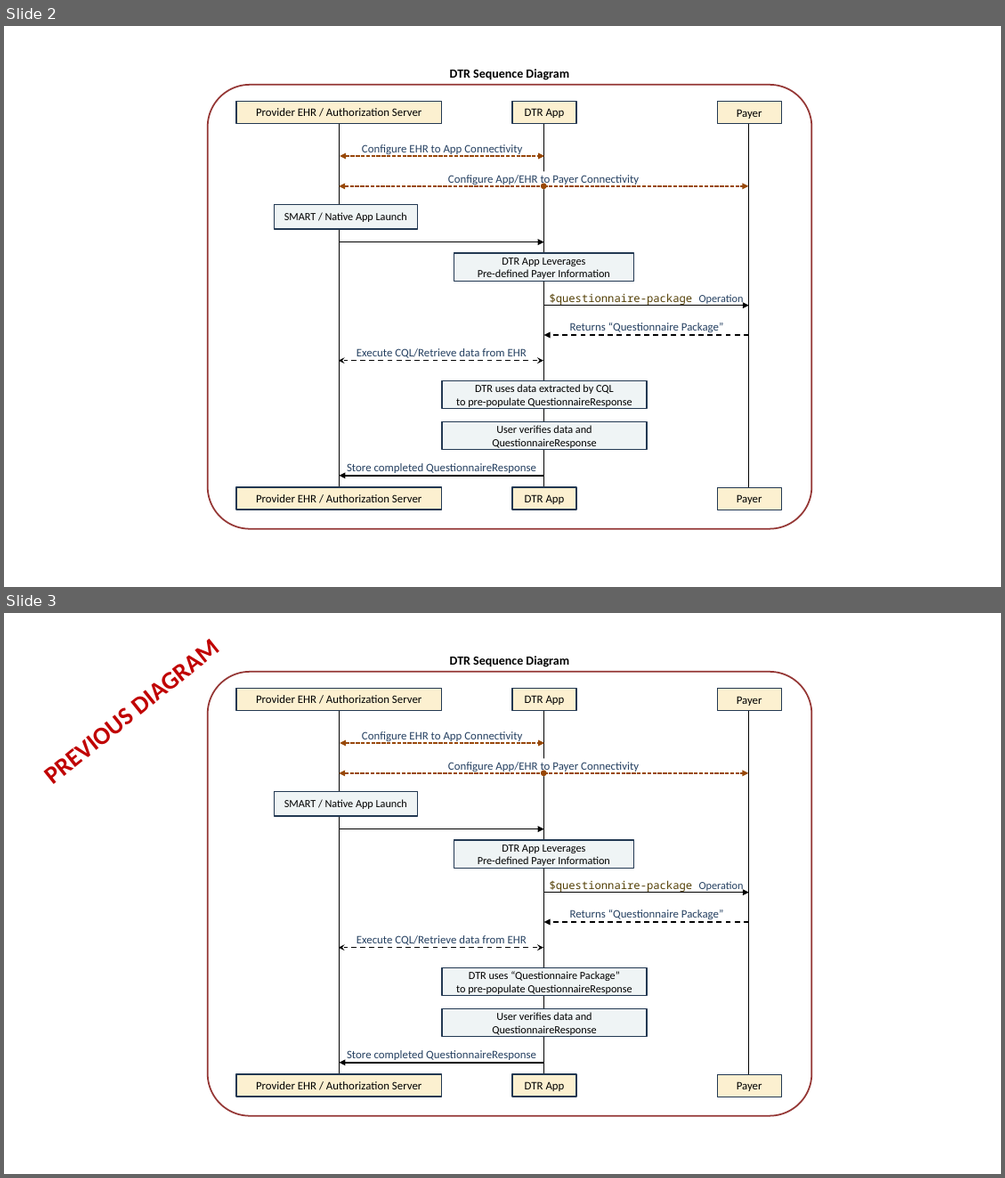
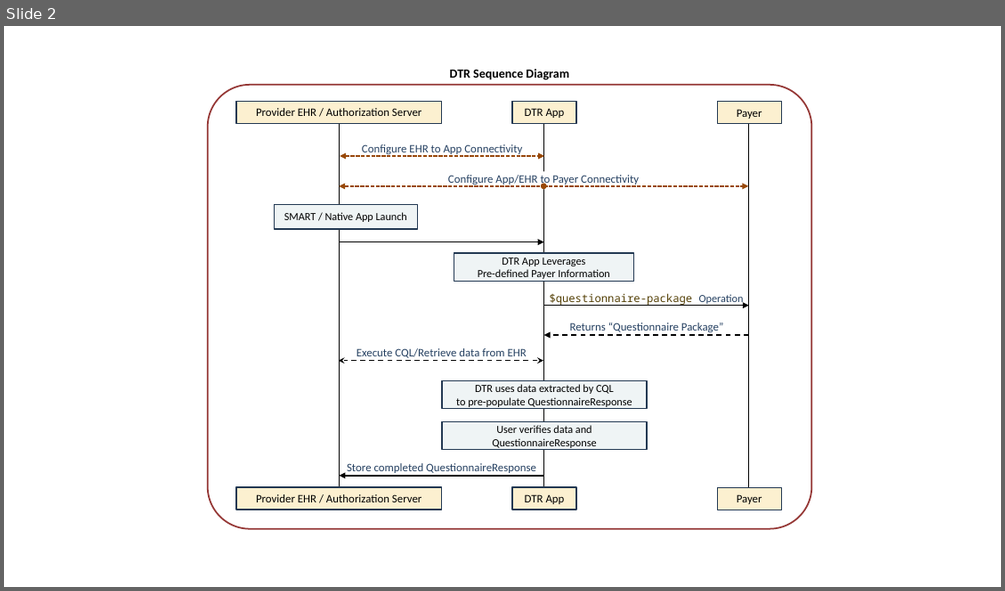
Before and after one commit to HL7/davinci-dtr, a slide deck: input/images-source/CRD_DTR_Flow.pptx. Shown one above the other, each under a label of ours: slides 2 and 3 before the commit, slide 2 after it. The pictures are 1005x1178 and 1005x591 pixels, drawn with LibreOffice and Linux fonts; fonts in the diff are those of the drawing. Boxes give left, top, right and bottom in pixels: in the first picture for what was removed or moved away, otherwise in the second. Text is boxed around its words. In the diff, an @@ line names an element or a change of style, - is before the commit and + after.

```diff
--- a/input/images-source/CRD_DTR_Flow.pptx
+++ b/input/images-source/CRD_DTR_Flow.pptx
@@ slide 3 removed at (4, 613, 1001, 1174), background #FFFFFF @@
@@ text removed at (16, 614, 245, 806) @@
-PREVIOUS DIAGRAM
@@ text removed at (450, 656, 569, 667) @@
-DTR Sequence Diagram
@@ rounded rectangle removed at (208, 672, 811, 1116) @@
@@ rectangle removed at (236, 688, 442, 710) @@
-Provider EHR / Authorization Server
@@ rectangle removed at (512, 688, 577, 710) @@
-DTR App
@@ rectangle removed at (718, 689, 782, 711) @@
-Payer
@@ line removed from (339, 710) to (339, 1088) @@
@@ line removed from (544, 710) to (544, 1088) @@
@@ line removed from (749, 711) to (749, 1089) @@
@@ double arrow removed from (340, 743) to (544, 743) @@
@@ text removed at (362, 731, 522, 743) @@
-Configure EHR to App Connectivity
@@ rectangle removed at (425, 758, 662, 776) @@
-Configure App/EHR to Payer Connectivity
@@ ellipse removed at (541, 770, 547, 776) @@
@@ rectangle removed at (274, 791, 418, 816) @@
-SMART / Native App Launch
@@ arrow removed from (544, 773) to (339, 773) @@
@@ arrow removed from (544, 773) to (749, 773) @@
@@ arrow removed from (339, 829) to (544, 829) @@
@@ rectangle removed at (454, 840, 633, 868) @@
-DTR App Leverages
-Pre-defined Payer Information
@@ arrow removed from (544, 892) to (749, 892) @@
@@ text removed at (550, 880, 744, 892) @@
-$questionnaire-package Operation
@@ arrow removed from (749, 922) to (544, 922) @@
@@ text removed at (570, 909, 723, 922) @@
-Returns “Questionnaire Package”
@@ double arrow removed from (543, 948) to (339, 948) @@
@@ text removed at (356, 935, 526, 945) @@
-Execute CQL/Retrieve data from EHR
@@ rectangle removed at (442, 967, 647, 995) @@
-DTR uses “Questionnaire Package”
-to pre-populate QuestionnaireResponse
@@ rectangle removed at (442, 1008, 647, 1037) @@
-User verifies data and QuestionnaireResponse
@@ arrow removed from (544, 1062) to (339, 1062) @@
@@ text removed at (347, 1050, 536, 1062) @@
-Store completed QuestionnaireResponse
@@ rectangle removed at (236, 1074, 442, 1097) @@
-Provider EHR / Authorization Server
@@ rectangle removed at (512, 1074, 577, 1097) @@
-DTR App
@@ rectangle removed at (718, 1074, 782, 1097) @@
-Payer
```
Also in this commit, not shown: 1 slide added.
